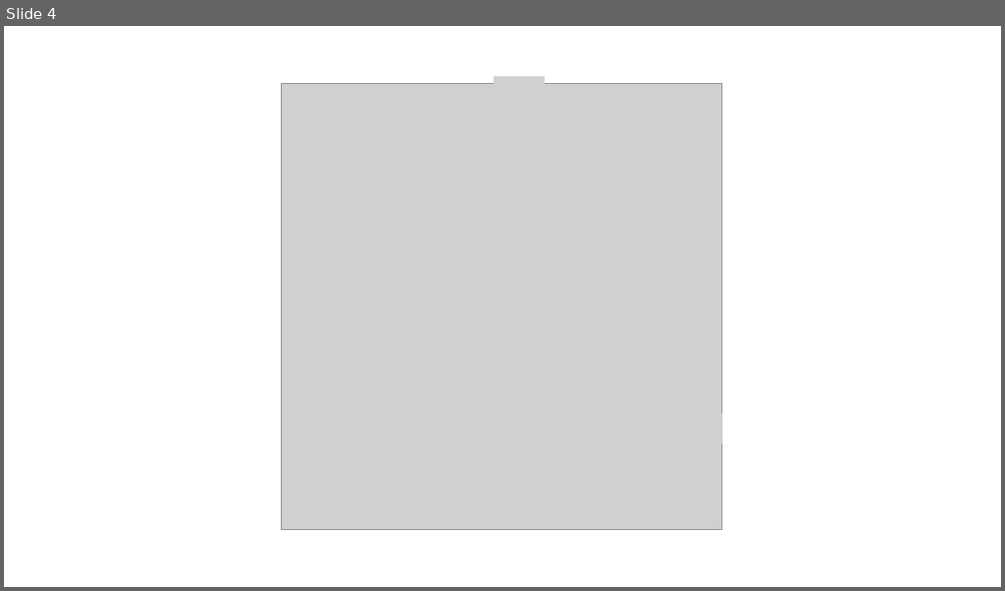
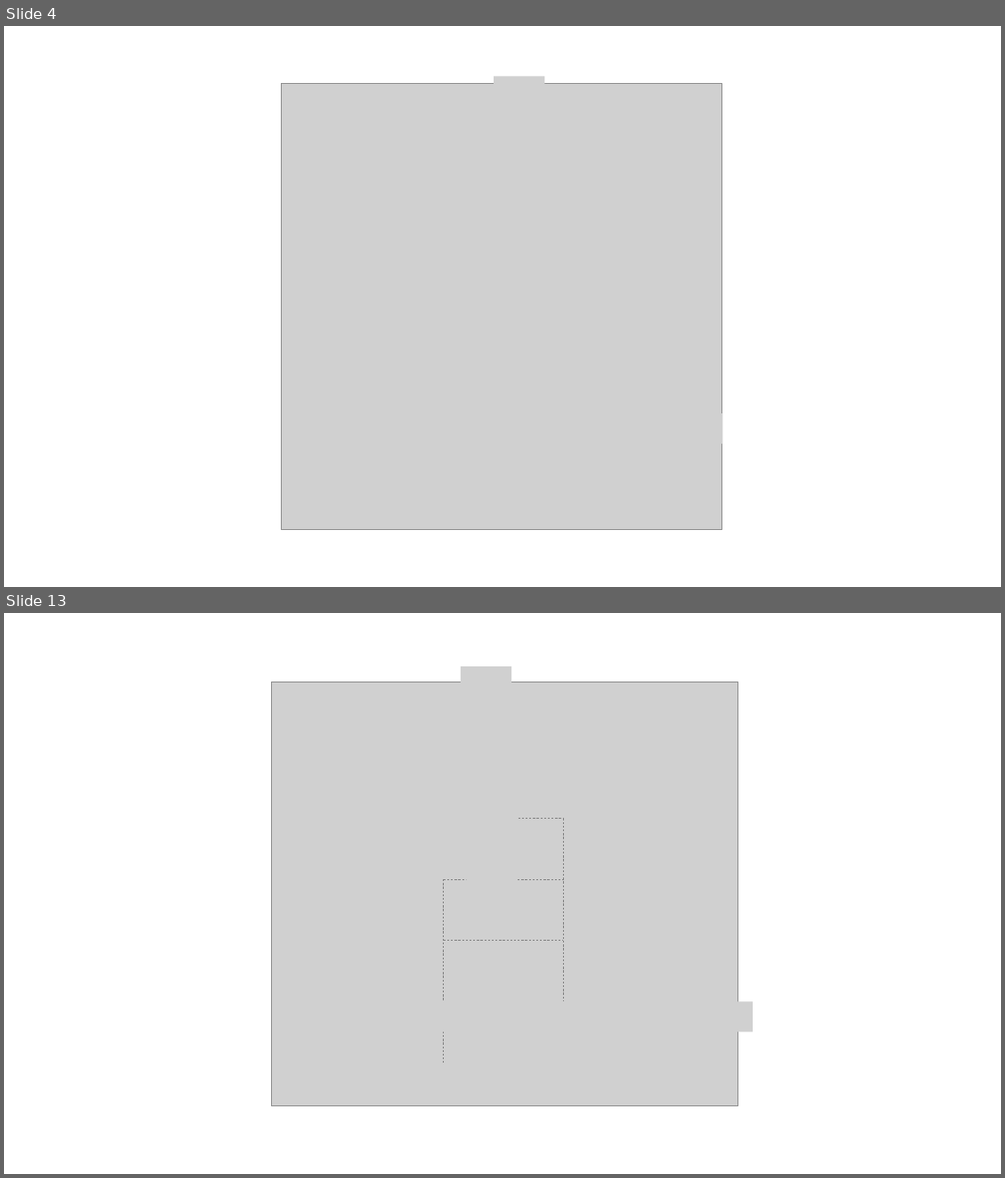
Before and after one commit to tfoseel/math-help, a slide deck: Resources/그림판.pptx. Shown one above the other, each under a label of ours: slide 4 before the commit, slides 4 and 13 after it; the slides between them are not shown. The pictures are 1005x591 and 1005x1178 pixels, drawn with LibreOffice and Linux fonts; fonts in the diff are those of the drawing; grey boxes stand for pictures. Boxes give left, top, right and bottom in pixels: in the first picture for what was removed or moved away, otherwise in the second. Text is boxed around its words. In the diff, an @@ line names an element or a change of style, - is before the commit and + after.

```diff
--- a/Resources/그림판.pptx
+++ b/Resources/그림판.pptx
@@ slide 13 added at bbox=[4, 613, 1001, 1174], background #FFFFFF @@
@@ picture added at bbox=[271, 682, 737, 1106] @@
@@ picture added at bbox=[461, 666, 512, 696] @@
@@ picture added at bbox=[466, 803, 517, 833] @@
@@ line added from (503, 818) to (563, 818), #808080 0.5 pt dashed @@
@@ line added from (563, 818) to (563, 1002), #808080 0.5 pt dashed @@
@@ line added from (444, 879) to (444, 1062), #808080 0.5 pt dashed @@
@@ picture added at bbox=[466, 864, 517, 894] @@
@@ line added from (444, 880) to (563, 880), #808080 0.5 pt dashed @@
@@ picture added at bbox=[466, 910, 517, 941] @@
@@ line added from (444, 940) to (563, 940), #808080 0.5 pt dashed @@
@@ picture added at bbox=[399, 1002, 450, 1032] @@
@@ picture added at bbox=[494, 1002, 544, 1032] @@
@@ picture added at bbox=[538, 1002, 589, 1032] @@
@@ picture added at bbox=[702, 1002, 752, 1032] @@
```
Also in this commit, not shown: 9 other slides added.
